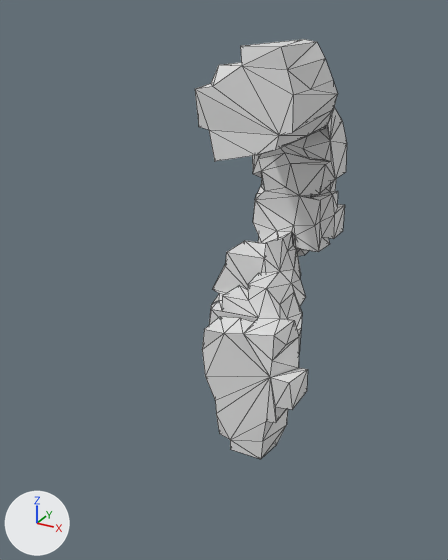
One commit to the FBX model Assets/Geometry/Rock2.fbx: the scene before it, then after it.
Before and after are seen from a 50 mm camera at (30.2, -62.0, 26.9) aimed at (-5.4, 2.9, -5.5). Every picture has the same lights, and +X, +Y and +Z are marked at lower left. Mesh edges are drawn as thin lines.

The scene before the commit, as lines of its bpy script (objects in view):
```python
me_cube_083 = bpy.data.meshes.new('Cube.083')
me_cube_083.from_pydata(...)  # 311 vertices, 622 faces; spans x -12.3..6.3, y -0.2..24.4, z -30.5..23.6
me_cube_083.materials.append(mat_material)  # white #e7e7e7
ob_cube_004 = bpy.data.objects.new('Cube.004', me_cube_083)
ob_cube_004.location = (0.0, 0.0, 0.0)
```
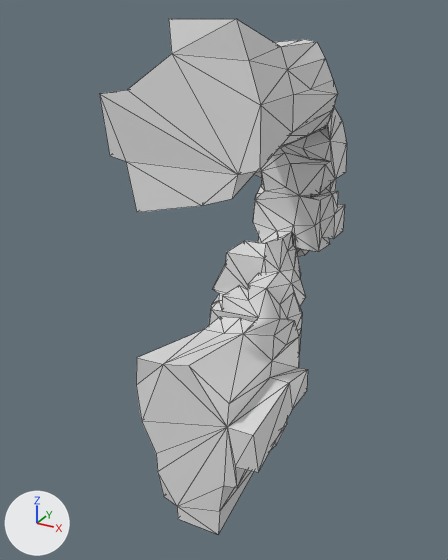
The change in detail:
me_cube_083 is used by ob_cube_004; location (0.0, 0.0, 0.0).
me_cube_083 had 311 vertices, 622 faces and spanned x -12.3..6.3, y -0.2..24.4, z -30.5..23.6.
me_cube_083 now has 344 vertices, 688 faces and spans x -12.3..7.3, y -12.9..24.4, z -31.9..26.0.
Part 1, on me_cube_083:
12 faces are deleted.
14 vertices are added at x -10.8..6.8, y -12.7..-12.2, z 7.5..26.0.
40 new faces join them.
Part 2, on me_cube_083:
17 faces are deleted.
19 vertices are added at x -9.0..7.3, y -12.9..-12.1, z -31.9..-8.7.
55 new faces join them.

What differs and where, as boxes (x1, y1, x2, y2) in the pictures (448 x 560 px):
'Cube.004', reshaped (63% wider, 23% taller): before (195, 39, 347, 459); after (99, 19, 347, 534)
part 1 of me_cube_083, built on: before (195, 46, 293, 161); after (99, 19, 293, 212)
part 2 of me_cube_083, built on: before (202, 329, 292, 459); after (136, 329, 292, 534)
